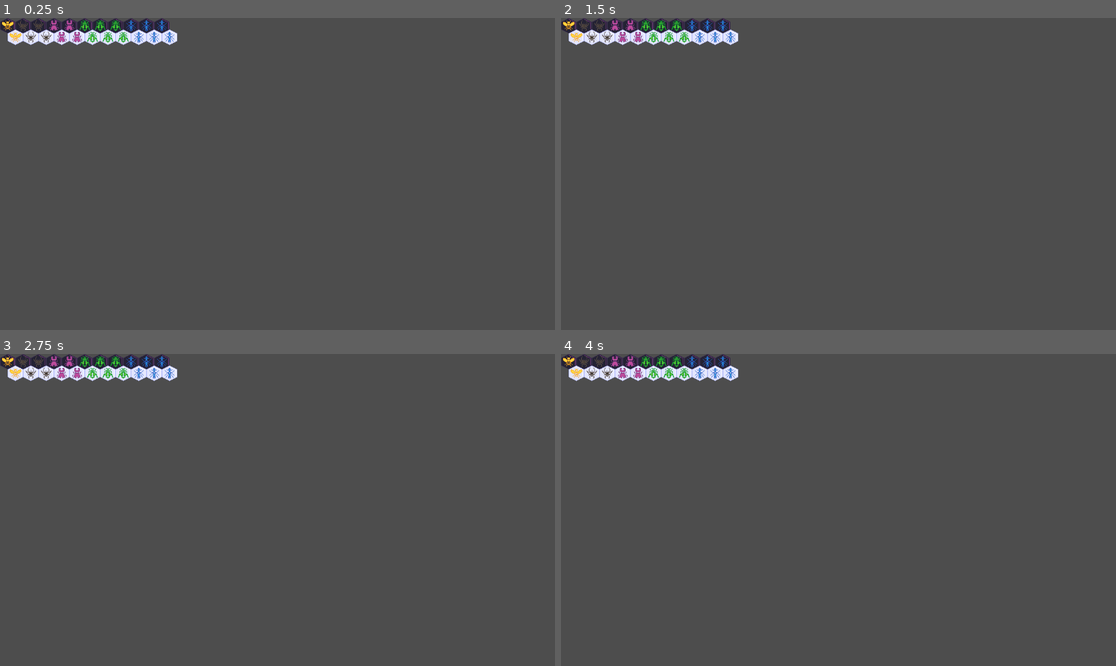
Above: before the commit, frames 1-4 (two rows, left to right).
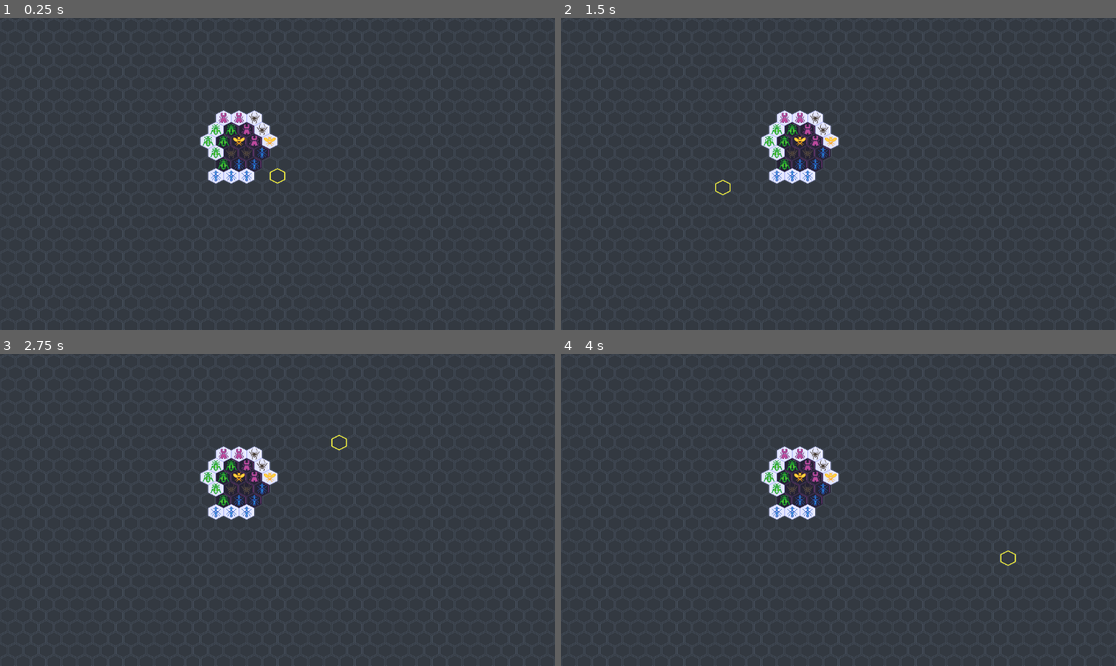
Above: after the commit, the same moments.

Repository: Kibibibit/hive-gd
Game: Godot game, scene res://scenes/main/main.tscn
Same seed, same stepped clock (60 frames per second), same inputs: the game is played once before the commit and once after it.
Inputs (mouse positions are in pixels of both pictures, inside the frame that each line leads up to):
- Up to frame 1 (0.25 s): no input
- Up to frame 2 (1.5 s): tap Enter at 0.5 s; move the mouse to (960, 158) at 0.52 s; tap Space at 1.25 s; move the mouse to (727, 189) at 1.27 s
- Up to frame 3 (2.75 s): tap Enter at 2 s; move the mouse to (333, 441) at 2.02 s
- Up to frame 4 (4 s): tap Space at 2.75 s; move the mouse to (810, 572) at 2.77 s; tap Enter at 3.5 s; move the mouse to (1005, 556) at 3.52 s

The runs differ from the first frame. In frame 1, 77% of the frame differs, in the area x 0-100%, y 0-100%; in frame 2, 77%; in frame 3, 77%; in frame 4, 77%.

Commit message:
Backgrounds and more hex code

Diff:
--- a/project.godot
+++ b/project.godot
@@ -13,6 +13,7 @@
 config/name="hive-gd"
 run/main_scene="res://scenes/main/main.tscn"
 config/features=PackedStringArray("4.1", "Mobile")
+boot_splash/bg_color=Color(0.886275, 0.886275, 0.886275, 1)
 config/icon="res://icon.svg"
 
 [autoload]
--- a/scenes/game_screen/game_screen.gd
+++ b/scenes/game_screen/game_screen.gd
@@ -7,15 +7,30 @@
 func _ready() -> void:
 	game_state = GameState.new()
 
-	for i in game_state.players[0].tiles_left.size():
-		var tile_a: TileNode = TileNode.new(game_state.players[0].tiles_left[i])
-		var tile_b: TileNode = TileNode.new(game_state.players[1].tiles_left[i])
-		tile_a.position.x += 32*i
-		tile_b.position.x += 16 + (32*i)
-		tile_b.position.y += 24
+	var center: Hex = Hex.axial(10,10)
 
-		add_child(tile_a)
-		add_child(tile_b)
+	var positions: Array[Hex] = center.spiral(3)
+
+	print(positions)
+
+
+	var player_code: int = 0
+	var tile_code: int = 0
+
+	for i in positions.size():
+		var hex: Hex = positions[i]
+		var tile: Tile = game_state.players[player_code].tiles_left[tile_code]
+		tile.hex = hex
+		print(tile)
+		var tile_node: TileNode = TileNode.new(tile)
+		tile_node.position = tile.hex.to_pixel_coords()
+		add_child(tile_node)
+		tile_code += 1
+		if (tile_code > 10):
+			tile_code = 0
+			player_code += 1
+		if (player_code > 1):
+			break
 
 
 
--- a/scenes/game_screen/game_screen.tscn
+++ b/scenes/game_screen/game_screen.tscn
@@ -1,6 +1,29 @@
-[gd_scene load_steps=2 format=3 uid="uid://bkdxgngkrvs1f"]
+[gd_scene load_steps=6 format=3 uid="uid://bkdxgngkrvs1f"]
 
 [ext_resource type="Script" path="res://scenes/game_screen/game_screen.gd" id="1_7h1hq"]
+[ext_resource type="Texture2D" uid="uid://dninftop7cjlf" path="res://assets/sprites/background_tile.png" id="2_bgiim"]
+[ext_resource type="Script" path="res://scripts/nodes/background_sprite.gd" id="3_bfdsw"]
+[ext_resource type="Texture2D" uid="uid://nelxv2n0kfi1" path="res://assets/sprites/tile_highlight.png" id="4_24doe"]
+[ext_resource type="Script" path="res://scripts/nodes/tile_highlight.gd" id="5_tiwq7"]
 
 [node name="GameScreen" type="Node2D"]
+texture_filter = 1
 script = ExtResource("1_7h1hq")
+
+[node name="Background" type="Sprite2D" parent="."]
+z_index = -200
+texture_filter = 1
+texture_repeat = 2
+texture = ExtResource("2_bgiim")
+centered = false
+region_enabled = true
+region_rect = Rect2(0, 0, 1000, 500)
+script = ExtResource("3_bfdsw")
+
+[node name="UIRoot" type="Node2D" parent="."]
+z_index = 200
+
+[node name="TileHighlight2" type="Sprite2D" parent="UIRoot"]
+texture = ExtResource("4_24doe")
+centered = false
+script = ExtResource("5_tiwq7")
--- a/scripts/autoloads/player_code.gd
+++ b/scripts/autoloads/player_code.gd
@@ -2,3 +2,10 @@
 
 const BLACK: int = 0
 const WHITE: int = 1
+
+
+func player_name(player_code: int) -> String:
+	if (player_code == BLACK):
+		return "black"
+	else:
+		return "white"
--- a/scripts/data_structures/hex.gd
+++ b/scripts/data_structures/hex.gd
@@ -8,6 +8,8 @@
 const DOWN_LEFT_ID: int = 4294901761
 const LEFT_ID: int = 4294901760
 
+const TILE_SIZE: int = 32
+const RING_CORNER: int = 4
 
 const MAX_SIZE: int = 16
 const MAX_KEY: int = floori(pow(2, MAX_SIZE))-1
@@ -16,27 +18,29 @@
 var r: int = 0
 var s: int = 0
 
+static func right() -> Hex:
+	return Hex.axial(1,0)
+static func up_right() -> Hex:
+	return Hex.axial(1,-1)
 static func up_left() -> Hex:
 	return Hex.axial(0,-1)
-static func up_right() -> Hex:
-	return Hex.axial(1,-1)
-static func right() -> Hex:
-	return Hex.axial(1,0)
+static func left() -> Hex:
+	return Hex.axial(-1,0)
+static func down_left() -> Hex:
+	return Hex.axial(-1,1)
 static func down_right() -> Hex:
 	return Hex.axial(0,1)
-static func down_left() -> Hex:
-	return Hex.axial(-1,1)
-static func left() -> Hex:
-	return Hex.axial(-1,0)
+
+
 
 static func directions() -> Array[Hex]:
 	return [
+		Hex.right(),
+		Hex.up_right(),
 		Hex.up_left(),
-		Hex.up_right(),
-		Hex.right(),
+		Hex.left(),
+		Hex.down_left(),
 		Hex.down_right(),
-		Hex.down_left(),
-		Hex.left()
 	]
 
 static func direction_neighbours(direction: Hex) -> Array[Hex]:
@@ -69,6 +73,38 @@
 	out.s = p_s
 	return out
 
+func to_pixel_coords() -> Vector2:
+	var x: int = floori(TILE_SIZE*(q+0.5*r))
+	var y: int = floori(r*TILE_SIZE*0.75)
+	return Vector2(x,y)
+
+static func from_pixel_coords(pos: Vector2) -> Hex:
+	pos -= Vector2(TILE_SIZE,TILE_SIZE)/2.0
+	var p_q: float = (pos.x-(2.0/3.0)*pos.y)/TILE_SIZE
+	var p_r: float = pos.y/(0.75*TILE_SIZE)
+	return Hex.from_floats(p_q, p_r)
+
+static func from_floats(q_float:float, r_float:float) -> Hex:
+	var s_float: float = -q_float-r_float
+
+	var p_q = round(q_float)
+	var p_r = round(r_float)
+	var p_s = round(s_float)
+
+	var q_diff = abs(p_q-q_float)
+	var r_diff = abs(p_r-r_float)
+	var s_diff = abs(p_s-s_float)
+
+	if q_diff > r_diff and q_diff > s_diff:
+		p_q = -p_r-p_s
+	elif r_diff > s_diff:
+		p_r = -p_q-p_s
+	else:
+		p_s = -p_q-p_r
+
+
+	return Hex.cube(p_q,p_r,p_s)
+
 func get_id() -> int:
 	assert(q <= MAX_KEY && q >= -MAX_KEY, "q coord too large!")
 	assert(r <= MAX_KEY && r >= -MAX_KEY, "r coord too large!")
@@ -82,6 +118,13 @@
 func sub(other: Hex) -> Hex:
 	return Hex.axial(q-other.q, r-other.r)
 
+func get_neighbour(direction: int) -> Hex:
+	assert(
+		0 <= direction && direction < 6,
+		"Invalid direction %s! Valid range is [0, 5]" % direction
+	)
+	return self.add(Hex.directions()[direction])
+
 func neighbours() -> Array[Hex]:
 	var out: Array[Hex] = []
 	for n in Hex.directions():
@@ -91,15 +134,41 @@
 func distance_to(other: Hex) -> float:
 	return float(abs(q-other.q) + abs(q+r-other.q-other.r) + abs(r - other.r)) / 2.0
 
+func scale(factor: int) -> Hex:
+	return Hex.cube(q*factor, r*factor, s*factor)
+
+func ring(radius:int) -> Array[Hex]:
+	var out: Array[Hex] = []
+	if (radius == 0):
+		return [self]
+	var hex: Hex = self.add(Hex.directions()[RING_CORNER].scale(radius))
+	for i in 6:
+		for j in radius:
+			out.append(hex)
+			hex = hex.get_neighbour(i)
+	return out
+
+func spiral(radius:int) -> Array[Hex]:
+	var out: Array[Hex] = []
+	for i in radius+1:
+		out.append_array(ring(i))
+	return out
+
 func _to_string():
 	return "<%s, %s, %s>" % [q, r, s]
 
 func shared_neighbours(other: Hex)-> Array[Hex]:
 	var out: Array[Hex] = []
-	var direction: Hex = other.sub(self)
+	var direction: Hex = other.sub(self.copy())
 
 	if (direction.distance_to(Hex.axial(0,0)) == 1.0):
 		for n in Hex.direction_neighbours(direction):
 			out.append(self.add(n))
 
 	return out
+
+
+
+
+func copy() -> Hex:
+	return Hex.cube(q,r,s)
--- a/scripts/data_structures/tile.gd
+++ b/scripts/data_structures/tile.gd
@@ -4,7 +4,6 @@
 
 var hex: Hex
 var player_code: int
-
 
 
 
@@ -31,3 +30,6 @@
 
 func get_insect_sprite() -> String:
 	return "IMPLEMENT ME"
+
+func _to_string() -> String:
+	return "{%s %s @ %s, %s}" % [PlayerCode.player_name(player_code), get_bug_name(), hex, hex.to_pixel_coords()]
--- /dev/null
+++ b/scripts/nodes/background_sprite.gd
@@ -0,0 +1,5 @@
+extends Sprite2D
+
+
+func _ready() -> void:
+	self.region_rect = get_viewport_rect()
--- /dev/null
+++ b/scripts/nodes/tile_highlight.gd
@@ -0,0 +1,12 @@
+extends Sprite2D
+class_name TileHighlight
+
+
+# Called when the node enters the scene tree for the first time.
+func _ready() -> void:
+	pass # Replace with function body.
+
+
+# Called every frame. 'delta' is the elapsed time since the previous frame.
+func _process(_delta: float) -> void:
+	position = Hex.from_pixel_coords(get_global_mouse_position()).to_pixel_coords()
--- a/scripts/nodes/tile_node.gd
+++ b/scripts/nodes/tile_node.gd
@@ -3,9 +3,10 @@
 
 var hex_sprite: Sprite2D
 var insect_sprite: Sprite2D
+var tile: Tile
 
-func _init(tile: Tile) -> void:
-
+func _init(p_tile: Tile) -> void:
+	tile = p_tile
 	hex_sprite = _create_sprite(tile.get_hex_sprite())
 	insect_sprite = _create_sprite(tile.get_insect_sprite())
 	insect_sprite.z_index = 1
Binary file added: assets/sprites/background_tile.aseprite
Binary file added: assets/sprites/background_tile.png
Not shown, added: assets/sprites/background_tile.png.import
Binary file added: assets/sprites/tile_highlight.aseprite
Binary file added: assets/sprites/tile_highlight.png
Not shown, added: assets/sprites/tile_highlight.png.import
